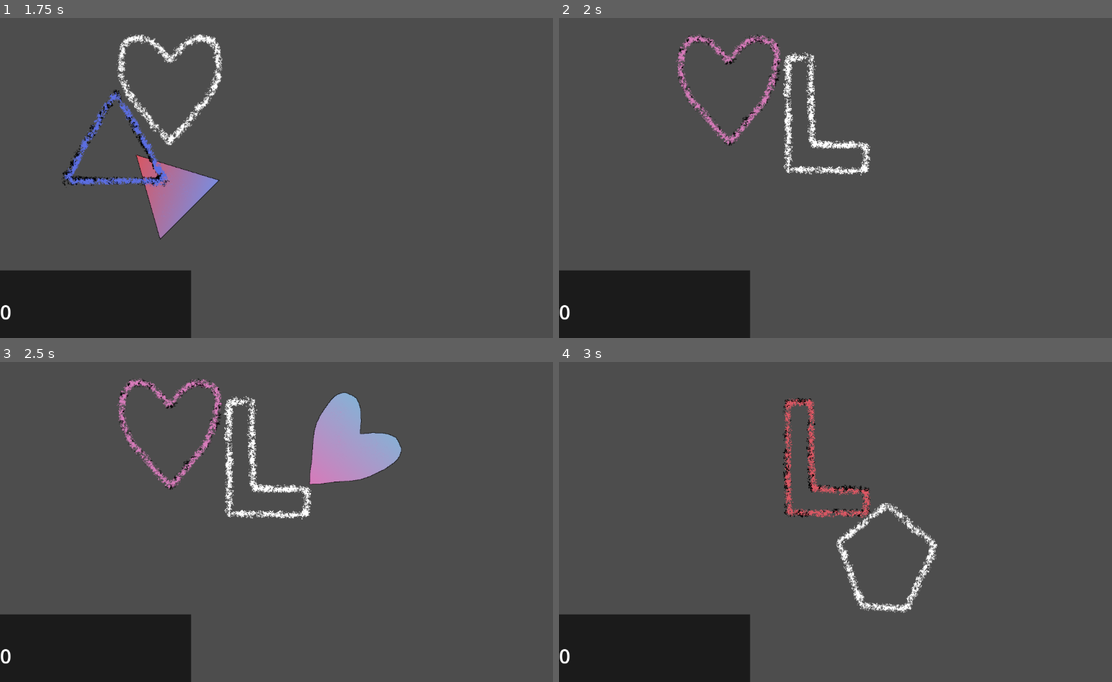
Above: before the commit, frames 1-4 (two rows, left to right).
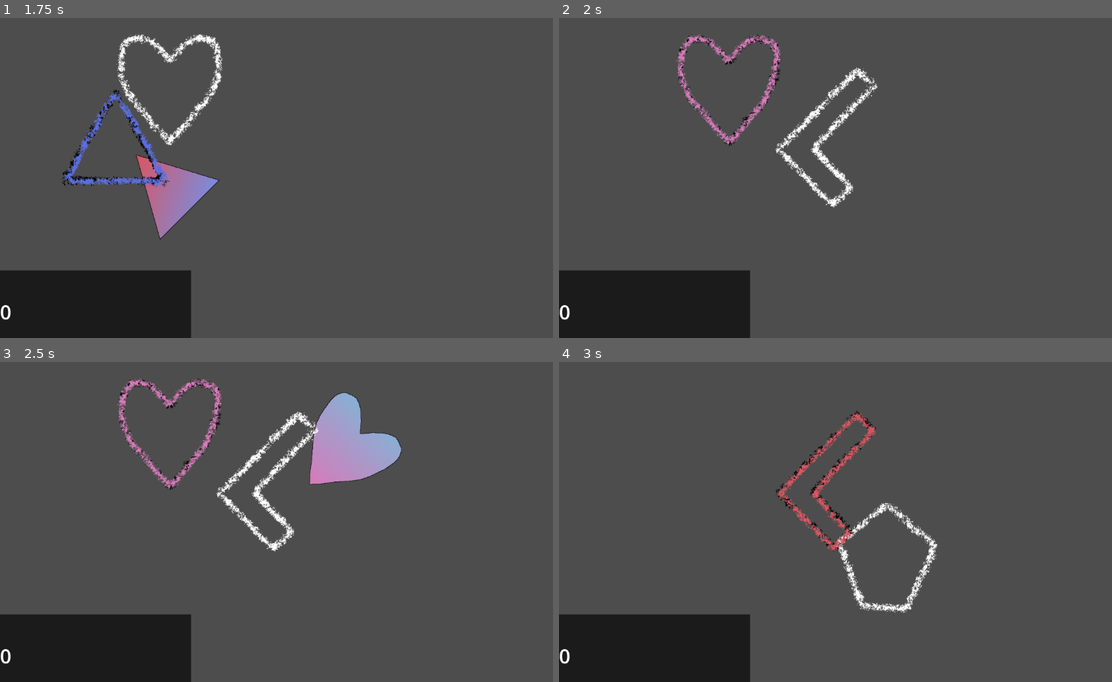
Above: after the commit, the same moments.

Repository: SucellosMusic/first-rhythm-game
Game: Godot game, scene res://Scenes/Levels/level_1.tscn
The game is run twice, just before and just after one commit, with the same random seed, the same clock (stepped at 60 frames per second) and the same inputs. This scene is started directly instead of the project's main scene.
Inputs (mouse positions are in pixels of both pictures, inside the frame that each line leads up to):
- Up to frame 1 (1.75 s): tap Enter at 0.5 s; move the mouse to (414, 162) at 0.52 s; tap S (Input Shape) at 0.6 s; move the mouse to (171, 194) at 1.27 s; click (171, 194) at 1.35 s
- Up to frame 2 (2 s): no input
- Up to frame 3 (2.5 s): move the mouse to (342, 451) at 2.02 s; right-click (342, 451) at 2.1 s
- Up to frame 4 (3 s): move the mouse to (818, 586) at 2.77 s; tap S (Input Shape) at 2.85 s

Frame 1 is identical in both runs. In frame 2, 2.3% of the frame differs, in the area x 39-58%, y 10-60%; in frame 3, 2.3%; in frame 4, 2.2%.

Commit message:
Sequence hint fix
fixed hint value assignment and display

Diff:
--- a/Scenes/Levels/Levels.gd
+++ b/Scenes/Levels/Levels.gd
@@ -70,7 +70,7 @@
 	sequencer.initialize_sequencer()
 	sequencer.set_initial_positions()
 
-	audioPlayer.play()
+	#audioPlayer.play()
 	beatTimer.start(syncToStart + beatOffset)
 
 func _on_beats_timeout() -> void:
@@ -117,6 +117,9 @@
 		prevHint = hints[sequencer.hintShape]
 		prevShape = shapes[sequencer.recShape]
 
+	print("sequence: ", sequencer.currSequence)
+	print("sequence value: ", sequencer.currSequenceValues)
+
 func _process(delta: float) -> void:
 	shapes[sequencer.recShape].position = get_global_mouse_position()
 
--- a/Scenes/Levels/level_1.tscn
+++ b/Scenes/Levels/level_1.tscn
@@ -44,37 +44,27 @@
 
 [node name="SequenceA" parent="Sequencer" instance=ExtResource("7_i1218")]
 receiverPattern = Array[int]([0, 1, 2, 3, 4, 5, 6])
-hintPattern = Array[int]([1, 2, 3, 4, 5, 6])
-receiverOrientation = Array[int]([0, 0, 0, 0, 0, 0, 0])
-hintOrientation = Array[int]([0, 0, 0, 0, 0, 0, 0])
+receiverOrientation = Array[int]([0, 0, 45, 0, 0, 0, 0])
 nextBeat = Array[float]([2.0, 2.0, 2.0, 2.0, 2.0, 2.0, 2.0])
 
 [node name="SequenceB" parent="Sequencer" instance=ExtResource("9_tq3wd")]
 receiverPattern = Array[int]([1, 3, 5, 2, 4, 6, 0])
-hintPattern = Array[int]([3, 5, 2, 4, 6, 0])
 receiverOrientation = Array[int]([0, 0, 0, 0, 0, 0, 0])
-hintOrientation = Array[int]([0, 0, 0, 0, 0, 0, 0])
 nextBeat = Array[float]([2.0, 2.0, 2.0, 2.0, 2.0, 2.0, 2.0])
 
 [node name="SequenceC" parent="Sequencer" instance=ExtResource("10_1c17x")]
 receiverPattern = Array[int]([5, 6, 4, 3, 2, 1, 0])
-hintPattern = Array[int]([5, 4, 3, 2, 1, 0])
 receiverOrientation = Array[int]([0, 0, 0, 0, 0, 0, 0])
-hintOrientation = Array[int]([0, 0, 0, 0, 0, 0, 0])
 nextBeat = Array[float]([2.0, 2.0, 2.0, 2.0, 2.0, 2.0, 2.0])
 
 [node name="SequenceD" parent="Sequencer" instance=ExtResource("11_lhrob")]
 receiverPattern = Array[int]([3, 4, 2, 5, 1, 0, 5])
-hintPattern = Array[int]([4, 2, 5, 1, 0, 5])
 receiverOrientation = Array[int]([0, 0, 0, 0, 0, 0, 0])
-hintOrientation = Array[int]([0, 0, 0, 0, 0, 0, 0])
 nextBeat = Array[float]([2.0, 2.0, 2.0, 2.0, 2.0, 2.0, 2.0])
 
 [node name="SequenceE" parent="Sequencer" instance=ExtResource("12_61go8")]
 receiverPattern = Array[int]([6, 1, 5, 2, 4, 0, 3])
-hintPattern = Array[int]([1, 5, 2, 4, 6, 3])
 receiverOrientation = Array[int]([0, 0, 0, 0, 0, 0, 0])
-hintOrientation = Array[int]([0, 0, 0, 0, 0, 0, 0])
 nextBeat = Array[float]([2.0, 2.0, 2.0, 2.0, 2.0, 2.0, 2.0])
 
 [connection signal="timeout" from="Beats" to="." method="_on_beats_timeout"]
--- a/Scenes/Sequences/sequence_manager.gd
+++ b/Scenes/Sequences/sequence_manager.gd
@@ -37,14 +37,14 @@
 	recShape = sequences[currSequence].receiverPattern[currSequenceValues]
 	recOrient = sequences[currSequence].receiverOrientation[currSequenceValues]
 	nextBeat = sequences[currSequence].nextBeat[currSequenceValues]
-	if currSequenceValues >= sequences[currSequence].hintPattern.size() - 1:
+	if currSequenceValues >= sequences[currSequence].receiverPattern.size() - 1:
 		hintOptionAShape = sequences[get_option_A_hint()].receiverPattern[0]
 		hintOptionAOrient = sequences[get_option_A_hint()].receiverOrientation[0]
 		hintOptionBShape = sequences[get_option_B_hint()].receiverPattern[0]
 		hintOptionBOrient = sequences[get_option_B_hint()].receiverOrientation[0]
 	else:
-		hintShape = sequences[currSequence].hintPattern[currSequenceValues]
-		hintOrient = sequences[currSequence].hintOrientation[currSequenceValues]
+		hintShape = sequences[currSequence].receiverPattern[currSequenceValues + 1]
+		hintOrient = sequences[currSequence].receiverOrientation[currSequenceValues + 1]
 
 func set_initial_positions() -> void:
 	for s in sequences:
--- a/Scenes/Sequences/sequences.gd
+++ b/Scenes/Sequences/sequences.gd
@@ -6,9 +6,9 @@
 
 #exports
 @export_range(0, 6) var receiverPattern : Array[int];
-@export_range(0, 6) var hintPattern : Array[int];
+#@export_range(0, 6) var hintPattern : Array[int];
 @export_range(-135, 180, 45) var receiverOrientation : Array[int];
-@export_range(-135, 180, 45) var hintOrientation : Array[int];
+#@export_range(-135, 180, 45) var hintOrientation : Array[int];
 @export_range(.5, 4, .5) var nextBeat : Array[float];
 @export var incrementValue : int;
 @export var hintStart : int;
